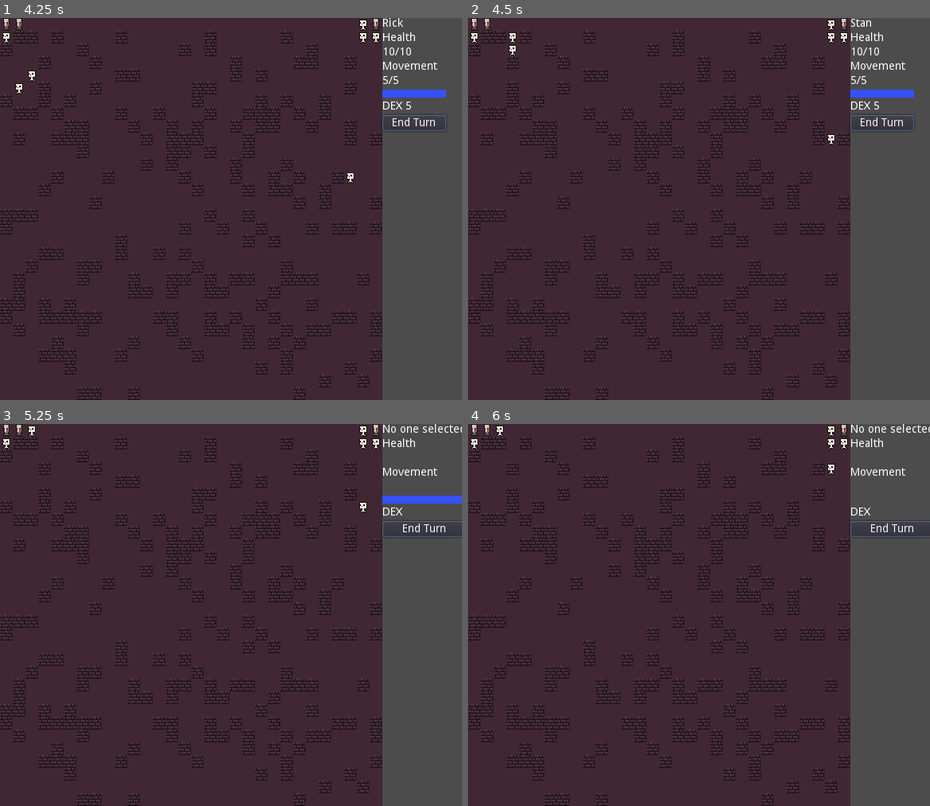
Above: before the commit, frames 1-4 (two rows, left to right).
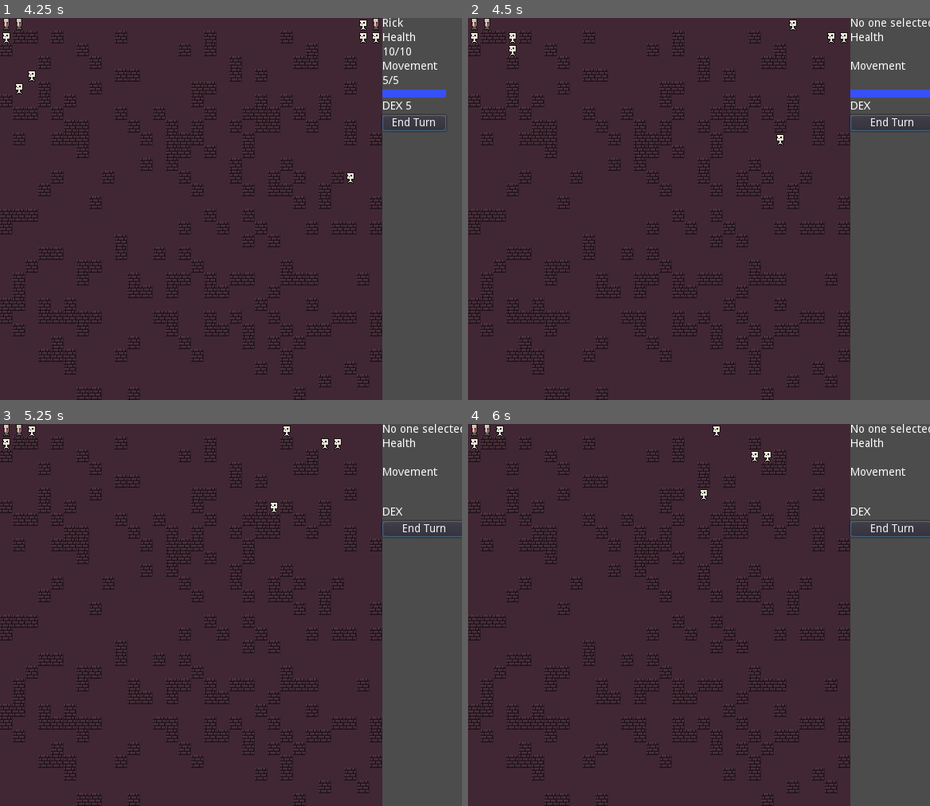
Above: after the commit, the same moments.

Repository: dyerw/ad-infernum
Game: Godot game, scene res://Game.tscn
The game is run twice, just before and just after one commit, with the same random seed, the same clock (stepped at 60 frames per second) and the same inputs.
Inputs (mouse positions are in pixels of both pictures, inside the frame that each line leads up to):
- Up to frame 1 (4.25 s): click "End Turn" at 0.5 s; click "End Turn" at 1.25 s; click "End Turn" at 2 s; tap Enter at 2.75 s; move the mouse to (4, 25) at 2.77 s; click (4, 25) at 2.92 s; tap Space at 3.5 s; move the mouse to (18, 25) at 3.52 s; click (18, 25) at 3.67 s
- Up to frame 2 (4.5 s): tap Enter at 4.25 s; move the mouse to (842, 25) at 4.27 s; click (842, 25) at 4.42 s
- Up to frame 3 (5.25 s): tap Space at 5 s; move the mouse to (46, 443) at 5.02 s; click (46, 443) at 5.17 s
- Up to frame 4 (6 s): tap Enter at 5.75 s; move the mouse to (832, 443) at 5.77 s; click (832, 443) at 5.92 s

Frame 1 is identical in both runs. In frame 2, 0.7% of the frame differs, in the area x 66-100%, y 0-34%; in frame 3, 0.8%, in the area x 58-100%, y 0-24%; in frame 4, 0.4%.

Commit message:
Skeletons will attack you! It's a game now!

Diff:
--- a/Game.gd
+++ b/Game.gd
@@ -166,6 +166,16 @@
 	add_child(e)
 	return e
 
+func get_nearest_player_unit(pos: Vector2):
+	var min_distance = 9999
+	var closest_entity
+	for entity in entities:
+		var path = get_vector_path(pos, Vector2(entity.gridX, entity.gridY))
+		if path.size() < min_distance:
+			closest_entity = entity
+			min_distance = path.size()
+	return closest_entity
+
 func get_path_to_nearest_player_unit(pos: Vector2) -> PoolVector2Array:
 	var min_distance = 9999
 	var closest_path = null
@@ -200,12 +210,13 @@
 			enemy_entities.push_back(_add_enemy_unit(x, y, "Skeleton"))
 
 func kill_entity(entity):
+	unblock_pathing_to_point(Vector2(entity.gridX, entity.gridY))
 	remove_child(entity)
 	if not (enemy_entities.find(entity) == -1):
 		enemy_entities.remove(enemy_entities.find(entity))
 
 	if not (entities.find(entity) == -1):
-		entities.remove(enemy_entities.find(entity))
+		entities.remove(entities.find(entity))
 
 func all_entities():
 	return entities + enemy_entities
--- a/scenes/EnemyEntity.gd
+++ b/scenes/EnemyEntity.gd
@@ -9,7 +9,10 @@
 
 func end_turn(pathing_delegate):
 	var target_path = get_parent().get_path_to_nearest_player_unit(Vector2(self.gridX, self.gridY))
-	target_path.remove(target_path.size() - 1)
-	if target_path.size() > 0:
-		.move_along_path(target_path, pathing_delegate)
+	if target_path:
+		target_path.remove(target_path.size() - 1)
+		if target_path.size() > 0:
+			.move_along_path(target_path, pathing_delegate)
+		else:
+			.attack(get_parent().get_nearest_player_unit(Vector2(self.gridX, self.gridY)), 1)
 	.end_turn(pathing_delegate)
--- a/scenes/Entity.gd
+++ b/scenes/Entity.gd
@@ -59,7 +59,7 @@
 	var die_three = randi() % 6
 	var die_total = die_one + die_two + die_three
 
-	var dex_difference = dexterity - entity.dexterity
+	var dex_difference = self.dexterity - entity.dexterity
 	var final_total = die_total + dex_difference
 	print("Rolled " + String(die_total) + " + " + String(dex_difference) + " = " + String(final_total))
 	if final_total > 7:
